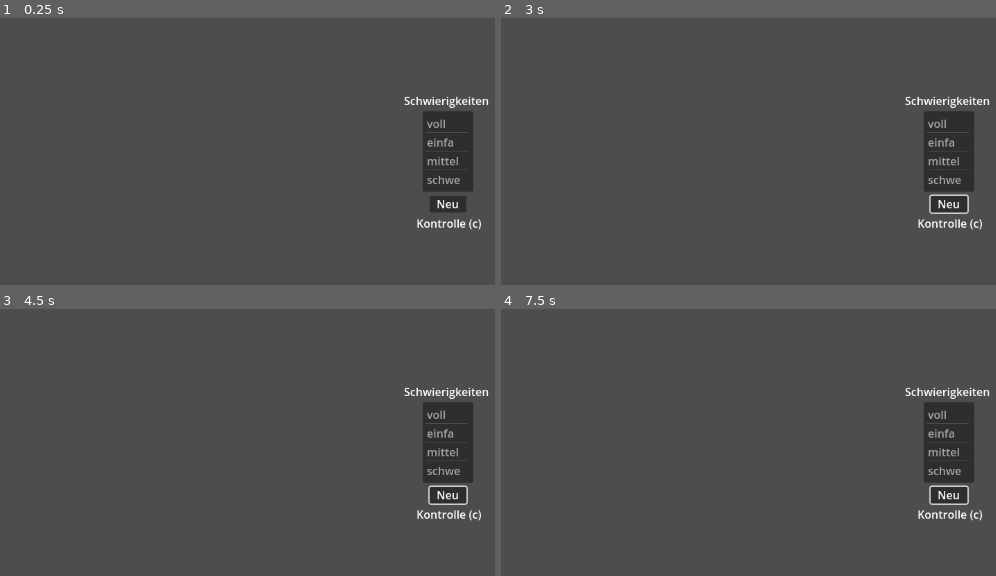
Above: before the commit, frames 1-4 (two rows, left to right).
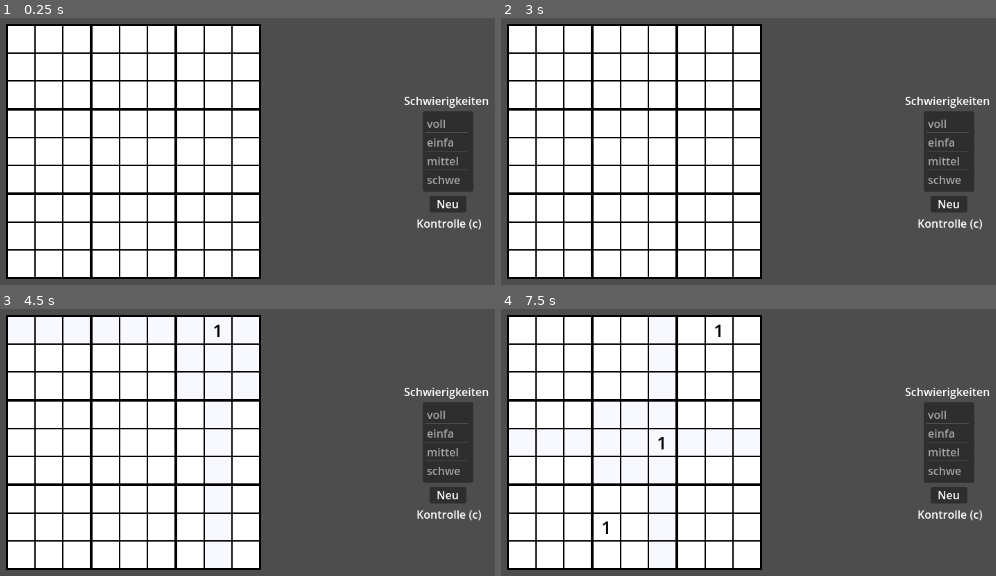
Above: after the commit, the same moments.

Repository: hfred0/Sudoku
Game: Godot game, scene res://main.tscn
The game is run twice, just before and just after one commit, with the same random seed, the same clock (stepped at 60 frames per second) and the same inputs.
Inputs (mouse positions are in pixels of both pictures, inside the frame that each line leads up to):
- Up to frame 1 (0.25 s): no input
- Up to frame 2 (3 s): click "Neu" at 0.5 s; click "Neu" at 1.25 s; click "Neu" at 2 s; tap Enter at 2.75 s; move the mouse to (807, 130) at 2.77 s; hold C (check) from 2.78 s (still down); click (807, 130) at 2.92 s
- Up to frame 3 (4.5 s): tap Space at 3.5 s; move the mouse to (outside the picture) at 3.52 s; release C (check) at 3.53 s; tap C (check) at 3.6 s; click (outside the picture) at 3.67 s; tap Enter at 4.25 s; move the mouse to (212, 343) at 4.27 s; hold C (check) from 4.28 s (still down); click (212, 343) at 4.42 s
- Up to frame 4 (7.5 s): tap Space at 5, 6.5 s; move the mouse to (595, 533) at 5.02 s; release C (check) at 5.03 s; tap C (check) at 5.1, 6.6 s; click (595, 533) at 5.17 s; tap Enter at 5.75 s; move the mouse to (872, 509) at 5.77 s; hold C (check) 5.78-6.53 s; click (872, 509) at 5.92 s; move the mouse to (outside the picture) at 6.52 s; click (outside the picture) at 6.67 s; move the mouse to (674, 442) at 7.27 s; hold C (check) from 7.28 s (still down); click (674, 442) at 7.42 s

The runs differ from the first frame. In frame 1, 48% of the frame differs, in the area x 1-53%, y 2-98%; in frame 2, 48%, in the area x 1-95%, y 2-98%; in frame 3, 48%; in frame 4, 48%.

Commit message:
Add files via upload
Signed-off-by: hfred0 <160284400+hfred0@users.noreply.github.com>

Diff:
--- a/Knopf.tscn
+++ b/Knopf.tscn
@@ -1,6 +1,6 @@
 [gd_scene load_steps=5 format=3 uid="uid://dkgwamsgxmyep"]
 
-[ext_resource type="Script" path="res://Sripts/Knopf.gd" id="1_ys5ff"]
+[ext_resource type="Script" path="res://Knopf.gd" id="1_8x3ku"]
 
 [sub_resource type="RectangleShape2D" id="RectangleShape2D_ctu3s"]
 size = Vector2(40, 40)
@@ -13,7 +13,7 @@
 
 [node name="Area2D" type="Area2D"]
 process_mode = 3
-script = ExtResource("1_ys5ff")
+script = ExtResource("1_8x3ku")
 
 [node name="ColorRect" type="ColorRect" parent="."]
 anchors_preset = 8
--- a/main.tscn
+++ b/main.tscn
@@ -1,11 +1,11 @@
 [gd_scene load_steps=4 format=3 uid="uid://c4373c8oyc40f"]
 
-[ext_resource type="Script" path="res://Sripts/main.gd" id="1_eggku"]
-[ext_resource type="Script" path="res://Sripts/Schwierigkeiten.gd" id="2_1qbee"]
-[ext_resource type="Script" path="res://Sripts/ResetKnopf.gd" id="3_7r6bk"]
+[ext_resource type="Script" path="res://main.gd" id="1_lp22g"]
+[ext_resource type="Script" path="res://Schwierigkeiten.gd" id="2_u5wii"]
+[ext_resource type="Script" path="res://ResetKnopf.gd" id="3_ttxoa"]
 
 [node name="main" type="Node2D"]
-script = ExtResource("1_eggku")
+script = ExtResource("1_lp22g")
 Schwierigkeit = 1
 
 [node name="Camera2D" type="Camera2D" parent="."]
@@ -27,7 +27,7 @@
 item_1/text = "einfach"
 item_2/text = "mittel"
 item_3/text = "schwer"
-script = ExtResource("2_1qbee")
+script = ExtResource("2_u5wii")
 
 [node name="Label" type="Label" parent="Camera2D"]
 offset_left = 390.0
@@ -41,7 +41,7 @@
 offset_top = 64.0
 offset_right = 480.0
 offset_bottom = 88.0
-script = ExtResource("3_7r6bk")
+script = ExtResource("3_ttxoa")
 
 [node name="Label" type="Label" parent="Camera2D/Button"]
 layout_mode = 0
